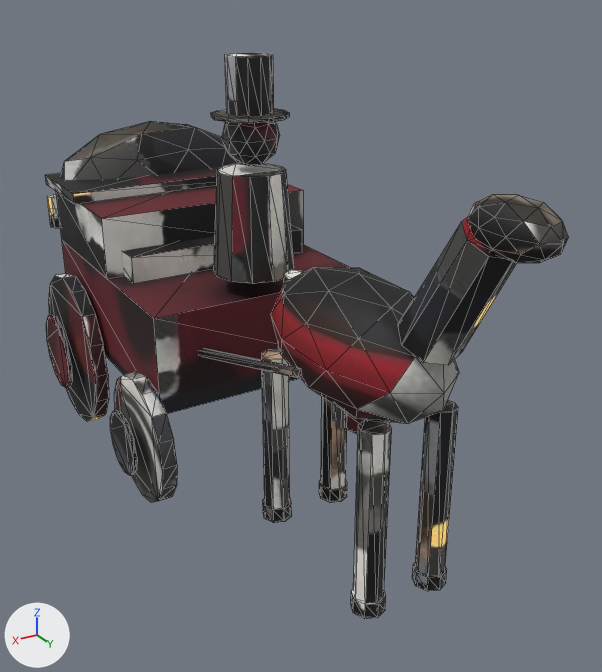
An edit to the glTF model www/models/obstaculos/carruaje.glb, drawn before and after from the same camera.
Before and after are seen from a 50 mm camera at (2.02, 5.41, 2.67) aimed at (-0.07, 1.94, 0.94). The lights are fixed; the arrows at lower left show +X, +Y and +Z. The picture after the commit comes second. Mesh edges are drawn as thin lines. Vertices at exactly the same position are counted once.

Script lines for the objects in view, before the commit:
```python
me_cube = bpy.data.meshes.new('Cube')
me_cube.from_pydata(...)  # 716 vertices, 1284 faces; spans x -0.85..0.85, y -0.08..3.66, z 0.0..2.32
me_cube.materials.append(mat_carruaje)
ob_carruaje = bpy.data.objects.new('carruaje', me_cube)
ob_carruaje.location = (0.0, 0.0, 0.0)
```
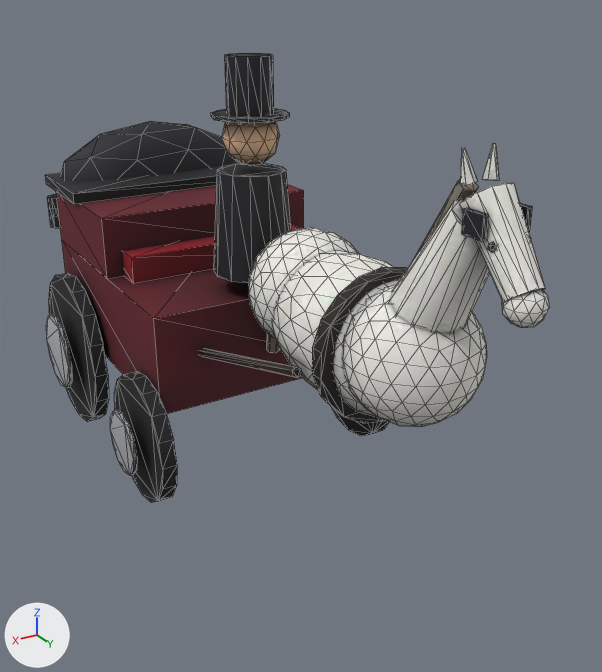
Location of each change, [x1, y1, x2, y2] in pixels of the pictures (602 x 672 px; the box of a moved part takes in the faces that stretch with it):
'carruaje', reshaped (20% shorter)
    before: [45, 53, 569, 619]
    after: [45, 53, 549, 503]
part 1 of me_cube, added
    after: [273, 250, 399, 417]
part 2 of me_cube, added
    after: [342, 285, 487, 427]
part 3 of me_cube, added
    after: [249, 228, 359, 339]
part 4 of me_cube, added
    after: [502, 289, 549, 328]
part 5 of me_cube, added
    after: [520, 203, 532, 232]
part 6 of me_cube, added
    after: [462, 208, 489, 241]
part 7 of me_cube, added
    after: [488, 242, 497, 252]
part 8 of me_cube, moved or reshaped
    before: [278, 270, 303, 349]
    after: [266, 333, 280, 353]
part 9 of me_cube, added
    after: [312, 267, 407, 423]
part 10 of me_cube, rebuilt (16% narrower, 71% taller)
    before: [467, 194, 569, 263]
    after: [459, 183, 545, 302]
part 11 of me_cube, rebuilt
    before: [398, 217, 516, 365]
    after: [390, 199, 490, 333]
part 12 of me_cube, deleted
    before: [262, 349, 458, 619]
part 13 of me_cube, moved or reshaped
    before: [271, 267, 459, 424]
    after: [414, 144, 499, 259]
part 14 of me_cube, surface changed
    both: [45, 53, 389, 503]

The change, as a diff of the scene's bpy script:
```diff
--- a/www/models/obstaculos/carruaje.glb.py
+++ b/www/models/obstaculos/carruaje.glb.py
@@ me_cube @@
 # used by ob_carruaje; location = (0.0, 0.0, 0.0)
-me_cube.from_pydata(...)  # 716 vertices, 1284 faces; spans x -0.85..0.85, y -0.08..3.66, z 0.0..2.32
+me_cube.from_pydata(...)  # 1176 vertices, 2192 faces; spans x -0.85..0.85, y -0.08..3.61, z 0.0..2.32
+# me_cube part 1: a new loose piece, an icosphere of 320 faces spanning x -0.31..0.31, y 1.93..3.17, z 0.86..1.54, in mat_carruaje
+# me_cube part 2: a new loose piece, an icosphere of 320 faces spanning x -0.3..0.3, y 2.65..3.25, z 0.94..1.54, in mat_carruaje
+# me_cube part 3: a new loose piece, an icosphere of 320 faces spanning x -0.3..0.3, y 1.83..2.43, z 0.97..1.57, in mat_carruaje
+# me_cube part 4: a new loose piece, an icosphere of 80 faces spanning x -0.08..0.08, y 3.45..3.61, z 1.57..1.73, in mat_carruaje
+# me_cube part 5: a new loose piece, a box spanning x -0.11..-0.09, y 3.31..3.41, z 1.86..1.95, in mat_carruaje
+# me_cube part 6: a new loose piece, a box spanning x 0.09..0.11, y 3.31..3.41, z 1.86..1.95, in mat_carruaje
+# me_cube part 7: a new loose piece, an icosphere of 20 faces spanning x 0.057..0.093, y 3.413..3.447, z 1.82..1.86, in mat_carruaje
+# me_cube part 8: the loose piece of 12 vertices spanning x -0.05..0.05, y 1.82..2.06, z 0.74..1.32 is turned 5.5 degrees about the x axis through its middle and scaled by 1.03, then moved by (0.0, -0.13, 0.07)
+# me_cube part 9: a new loose piece, an 18-sided cylinder along y spanning x -0.345..0.345, y 2.715..2.785, z 0.85..1.55, in mat_carruaje
+# me_cube part 10: the loose piece of 42 vertices spanning x -0.11..0.11, y 3.24..3.66, z 1.79..2.01 is rebuilt with 24 vertices and now spans x -0.1..0.1, y 3.22..3.58, z 1.64..2.04
+# me_cube part 11: the loose piece of 16 vertices spanning x -0.14..0.14, y 2.93..3.45, z 1.28..1.91 is rebuilt with 24 vertices and now spans x -0.17..0.17, y 2.83..3.38, z 1.3..1.95
+# me_cube part 12: 8 loose pieces with 128 vertices, spanning x -0.26..0.26, y 2.02..3.03, z 0.0..0.95, are deleted
+# me_cube part 13
+# 42 vertices are removed from x -0.29..0.29, y 1.94..3.16, z 0.83..1.47
+# 80 faces are deleted
+# 36 vertices are added at x -0.08..0.08, y 2.86..3.29, z 1.47..2.14
+# 60 new faces join them
+# me_cube part 14: 844 kept faces spanning x -0.85..0.85, y -0.08..2.61, z 0.0..2.32 get new texture (UV) coordinates
+# other edits to the shape of me_cube do not show in these pictures
 me_cube.materials.append(mat_carruaje)
```
